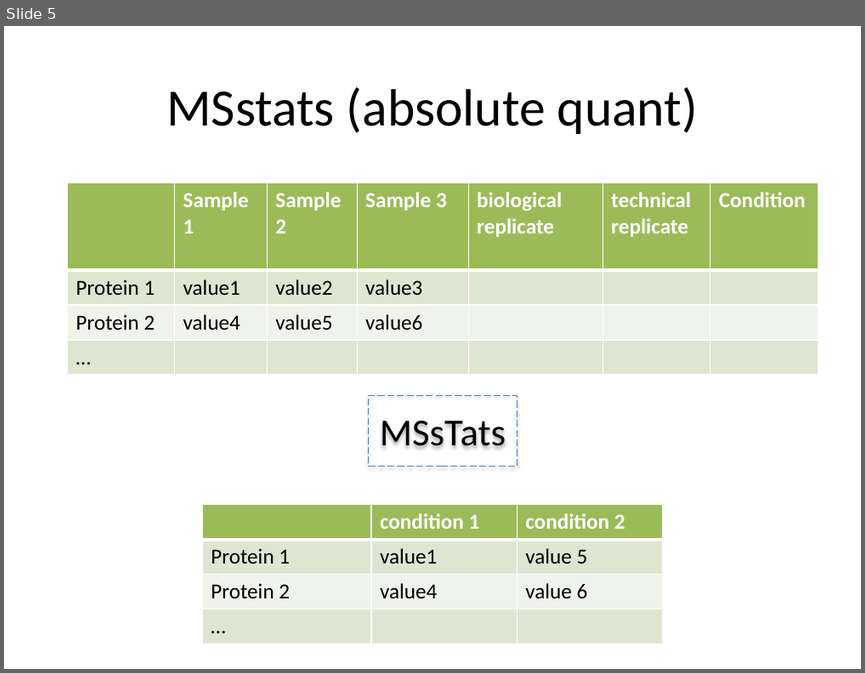
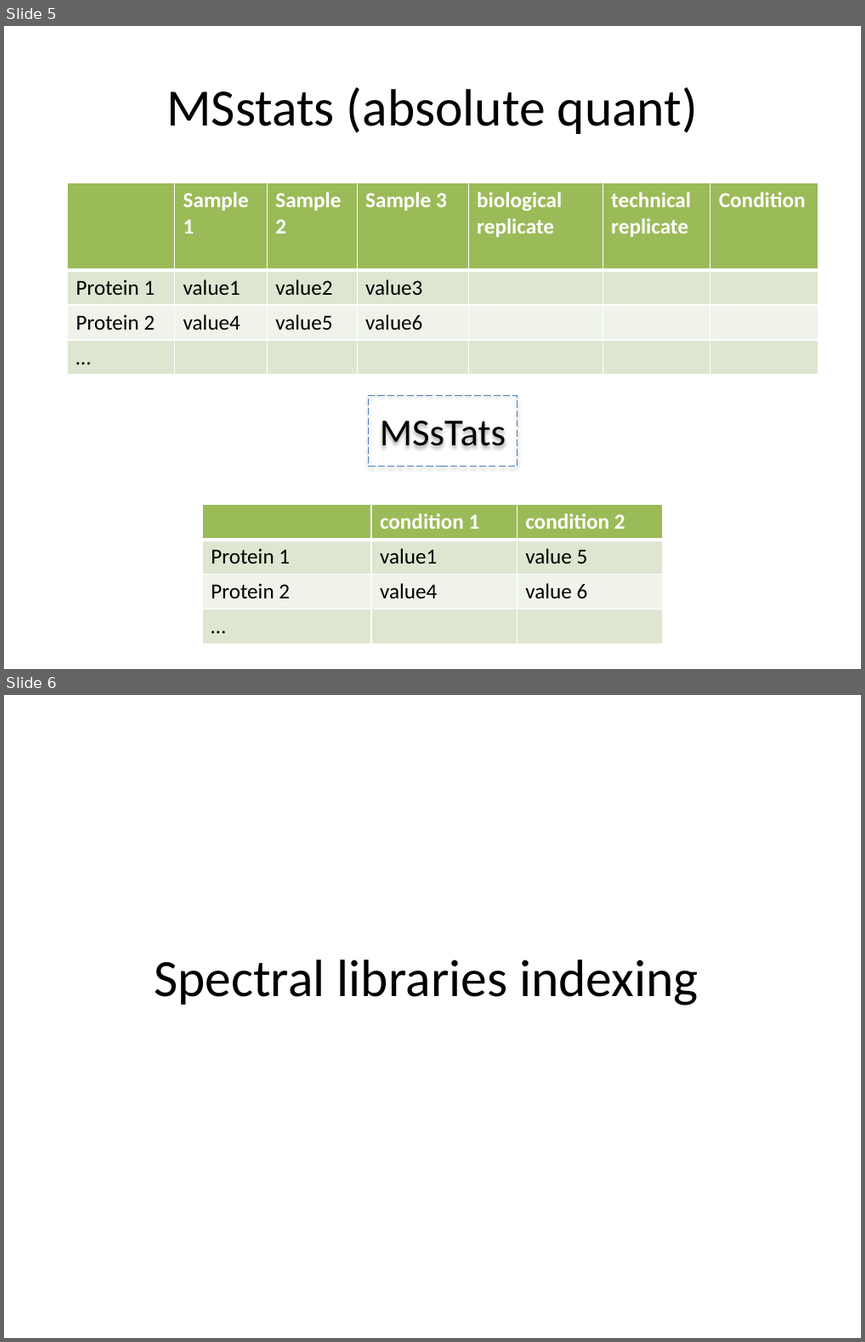
Before and after one commit to wangmenglulu/multiomics-configs, a slide deck: architecture/slides.pptx. Shown one above the other, each under a label of ours: slide 5 before the commit, slides 5 and 6 after it. The pictures are 865x673 and 865x1342 pixels, drawn with LibreOffice and Linux fonts; fonts in the diff are those of the drawing. Boxes give left, top, right and bottom in pixels: in the first picture for what was removed or moved away, otherwise in the second. Text is boxed around its words. In the diff, an @@ line names an element or a change of style, - is before the commit and + after.

```diff
--- a/architecture/slides.pptx
+++ b/architecture/slides.pptx
@@ slide 6 added at [4,695,861,1338], background #FFFFFF @@
@@ title added at [154,959,698,1005], 44 pt, text #000000 @@
+Spectral libraries indexing
```
Also in this commit, not shown: 1 other slide added, 2 other files.
